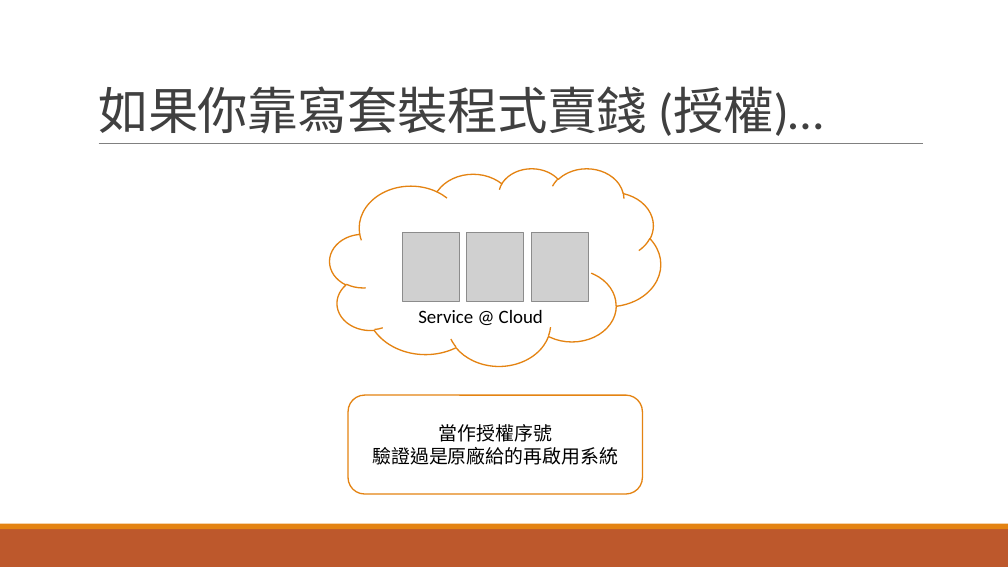
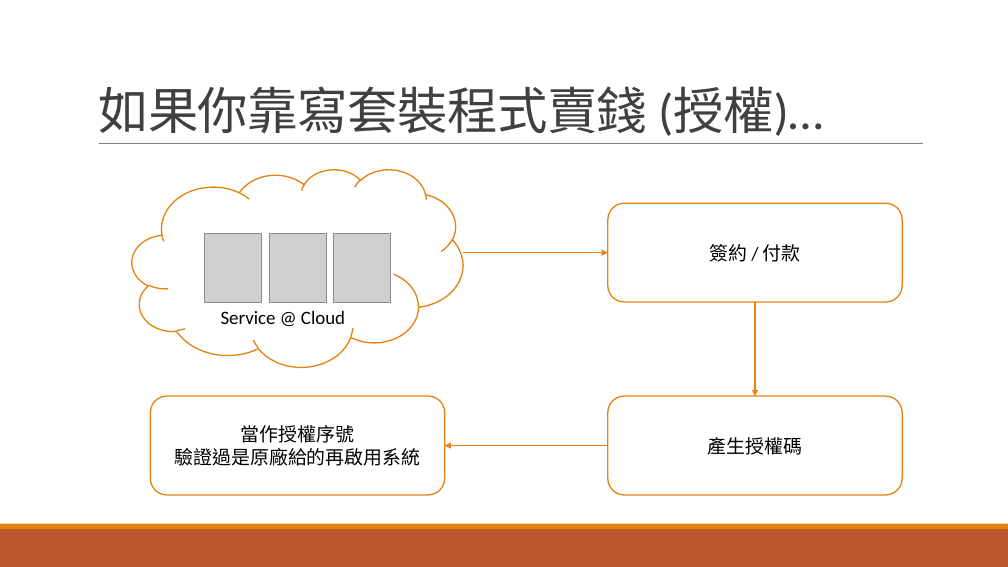
Before and after one commit to andrew0928/MeetUp.ApiTokenDemo, a slide deck: slide 23 of APITOKEN-DEMO.pptx (slide 20 before the commit). Drawn at 1008x567 pixels with LibreOffice and Linux fonts; fonts in the diff are those of the drawing; grey boxes stand for pictures. Boxes give left, top, right and bottom in pixels: in the first picture for what was removed or moved away, otherwise in the second. Text is boxed around its words. In the diff, an @@ line names an element or a change of style, - is before the commit and + after.

```diff
--- a/APITOKEN-DEMO.pptx
+++ b/APITOKEN-DEMO.pptx
@@ 2 pictures, 1 rounded rectangle, 1 text, 1 cloud: place and size @@
-2 pictures, 1 rounded rectangle, 1 text, 1 cloud at <box>330,168,661,495</box>
+2 pictures, 1 rounded rectangle, 1 text, 1 cloud at <box>132,169,464,495</box>
@@ rounded rectangle added at <box>608,203,902,302</box>, fill #FFFFFF, outline #E48312 1.25 pt, 18 pt, text #000000 @@
+簽約 / 付款
@@ picture: place and size @@
-picture at <box>402,233,459,301</box>
+picture at <box>205,234,262,302</box>
@@ arrow added from (463, 253) to (608, 253), #E48312 1 pt @@
@@ arrow added from (755, 302) to (755, 396), #E48312 1 pt @@
@@ rounded rectangle added at <box>608,396,902,495</box>, fill #FFFFFF, outline #E48312 1.25 pt, 18 pt, text #000000 @@
+產生授權碼
@@ arrow added from (608, 445) to (445, 445), #E48312 1 pt @@
```
Also in this commit, not shown: 6 other slides changed, 4 slides added, 1 slide removed, 13 other files.
